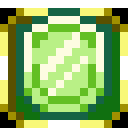
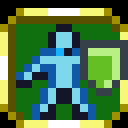
Before/after of a 128x128 layered artwork. What changed in the layer stack:
painted on "Background" over (16, 8, 128, 120)
